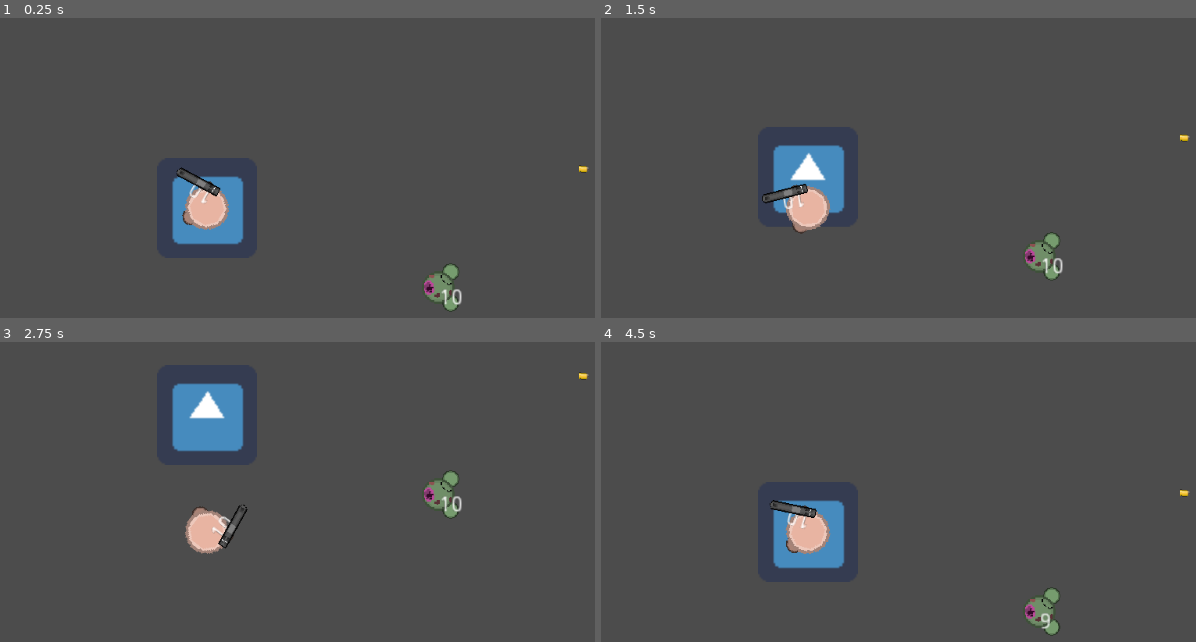
Above: before the commit, frames 1-4 (two rows, left to right).
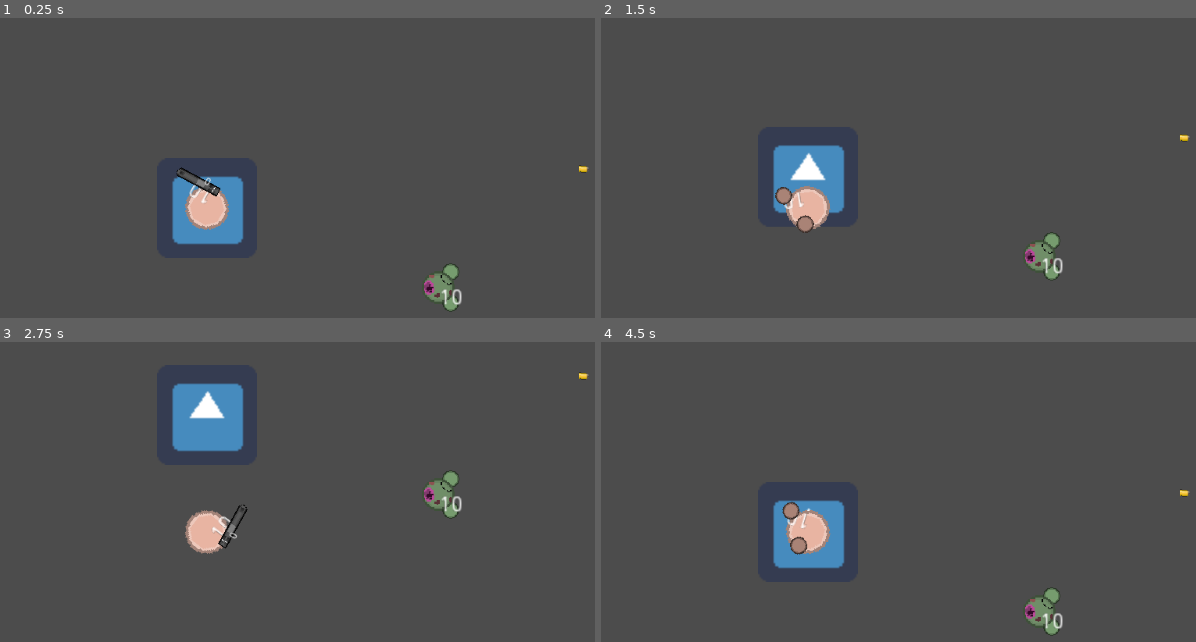
Above: after the commit, the same moments.

Repository: Panda248/Hu-Yang-Yoyale
Game: Godot game, scene res://World.tscn
Two runs of this game, one before a commit and one after it. Both use one fixed random seed, a clock stepped at 60 frames per second and the inputs below. The engine's default icon, where the game draws it, is replaced by a stand-in: a white triangle on a blue panel in a dark square.
Inputs (mouse positions are in pixels of both pictures, inside the frame that each line leads up to):
- Up to frame 1 (0.25 s): no input
- Up to frame 2 (1.5 s): tap Enter at 0.5 s; move the mouse to (981, 186) at 0.52 s; hold E (game_switch_weapon_right, bound only after the commit) 0.53-1.28 s; click (981, 186) at 0.6 s; right-click (981, 186) at 0.8 s; tap Space at 1.25 s; move the mouse to (648, 231) at 1.27 s; hold Down (ui_down) from 1.28 s (still down); right-click (648, 231) at 1.35 s
- Up to frame 3 (2.75 s): click (47, 555) at 1.55 s; move the mouse to (285, 429) at 2.02 s; release Down (ui_down) at 2.03 s; hold E (game_switch_weapon_right, bound only after the commit) from 2.03 s (still down); click (285, 429) at 2.1 s; right-click (285, 429) at 2.3 s
- Up to frame 4 (4.5 s): tap Enter at 2.75 s; move the mouse to (767, 627) at 2.77 s; release E (game_switch_weapon_right, bound only after the commit) at 2.78 s; hold Up (ui_up) 2.78-3.53 s; right-click (767, 627) at 2.85 s; click (767, 627) at 3.05 s; move the mouse to (1047, 603) at 3.52 s; hold Q (game_switch_weapon_left, bound only after the commit) from 3.53 s (still down); click (1047, 603) at 3.6 s; right-click (1047, 603) at 3.8 s; tap Space at 4.25 s; move the mouse to (outside the picture) at 4.27 s; right-click (outside the picture) at 4.35 s

The runs differ from the first frame. In frame 1, less than 0.1% of the frame differs, in the area x 30-36%, y 53-69%; in frame 2, 0.4%; in frame 3, less than 0.1%; in frame 4, 0.6%, in the area x 28-78%, y 52-96%.

Commit message:
weapon switching

Diff:
--- a/Fists.gd
+++ b/Fists.gd
@@ -8,8 +8,8 @@
 
 func primaryFire():
 	if !$AnimationPlayer.is_playing():
-		if(randf() > 0.5):
-			$AnimationPlayer.play("attackLeft")
-		else:
-			$AnimationPlayer.play("attackRight")
-	pass
+		$AnimationPlayer.play("attackLeft")
+
+func secondaryFire():
+	if !$AnimationPlayer.is_playing():
+		$AnimationPlayer.play("attackRight")
--- a/Pistol.gd
+++ b/Pistol.gd
@@ -1,24 +1,25 @@
-extends "res://Weapon.gd"
+extends Weapon
 
 export (PackedScene) var Bullet
 
 func _process(delta):
 	if(self.reloadAndShootDelay > 0):
 		self.reloadAndShootDelay-=1
+	$Label.text = String(reloadAndShootDelay)
 	look_at(get_global_mouse_position())
 
 func primaryFire():
 	if self.reloadAndShootDelay == 0:
+		var bullet_instance = Bullet.instance();
+		var target = get_global_mouse_position()
+		var direction_to_mouse = $BarrelEnd.global_position.direction_to(target).normalized();
+
+		get_parent().get_parent().emit_signal("player_shot", bullet_instance, $BarrelEnd.global_position, direction_to_mouse, damage);
+
 		if(self.currentClip > 0):
 			self.reloadAndShootDelay = fireRate
 		else:
 			self.reloadAndShootDelay = reloadTimeFrames
-		var bullet_instance = Bullet.instance();
-		var target = get_global_mouse_position()
-		var direction_to_mouse = $BarrelEnd.global_position.direction_to(target).normalized();
-
-		get_parent().emit_signal("player_shot", bullet_instance, $BarrelEnd.global_position, direction_to_mouse, damage);
-
 
 func secondaryFire():
 	pass
--- a/Pistol.tscn
+++ b/Pistol.tscn
@@ -10,8 +10,11 @@
 centered = false
 offset = Vector2( -15, -6 )
 script = ExtResource( 1 )
-fireRate = 60
 Bullet = ExtResource( 3 )
 
 [node name="BarrelEnd" type="Position2D" parent="."]
 position = Vector2( 26, 0 )
+
+[node name="Label" type="Label" parent="."]
+margin_right = 40.0
+margin_bottom = 14.0
--- a/Player.gd
+++ b/Player.gd
@@ -43,12 +43,31 @@
 		direction.y = 0;
 
 func input_action():
-	if Input.is_action_just_pressed("primaryFire"):
-		#$Fists.primaryFire();
-		$Pistol.primaryFire()
+	if Input.is_action_just_pressed("game_primary_fire"):
+		if($Equipped.get_child(0).has_method("primaryFire")):
+			$Equipped.get_child(0).primaryFire()
+
+	elif Input.is_action_just_pressed("game_secondary_fire"):
+		if($Equipped.get_child(0).has_method("secondaryFire")):
+			$Equipped.get_child(0).secondaryFire()
+
+	elif Input.is_action_just_pressed("game_switch_weapon_left"):
+		var nextWeapon = $Weapons.get_child(0)
+		var prevWeapon = $Equipped.get_child(0)
+		$Equipped.remove_child(prevWeapon)
+		$Weapons.add_child(prevWeapon)
+		$Weapons.remove_child(nextWeapon)
+		$Equipped.add_child(nextWeapon)
+
+	elif Input.is_action_just_pressed("game_switch_weapon_right"):
+		var nextWeapon = $Weapons.get_child($Weapons.get_child_count()-1)
+		var prevWeapon = $Equipped.get_child(0)
+		$Equipped.remove_child(prevWeapon)
+		$Weapons.add_child(prevWeapon)
+		$Weapons.remove_child(nextWeapon)
+		$Equipped.add_child(nextWeapon)
 
 
-		pass
 
 func takeDamage(damage : int):
 	get_node("damageFlash").play("damageFlash")
--- a/Player.tscn
+++ b/Player.tscn
@@ -31,22 +31,17 @@
 script = ExtResource( 1 )
 Bullet = ExtResource( 2 )
 
+[node name="Camera2D" type="Camera2D" parent="."]
+scale = Vector2( 0.995347, 0.978982 )
+current = true
+zoom = Vector2( 0.5, 0.5 )
+
 [node name="Body" type="CollisionShape2D" parent="."]
 scale = Vector2( 1.00233, 1 )
 shape = SubResource( 1 )
 
 [node name="Sprite" type="Sprite" parent="Body"]
 texture = ExtResource( 4 )
-
-[node name="Camera2D" type="Camera2D" parent="."]
-scale = Vector2( 0.995347, 0.978982 )
-current = true
-zoom = Vector2( 0.5, 0.5 )
-
-[node name="Fists" parent="." instance=ExtResource( 3 )]
-modulate = Color( 0.913725, 0.709804, 0.639216, 1 )
-position = Vector2( 6, 0 )
-rotation = 1.5708
 
 [node name="HurtBox" type="Area2D" parent="."]
 visible = false
@@ -64,5 +59,15 @@
 [node name="damageFlash" type="AnimationPlayer" parent="."]
 anims/damageFlash = SubResource( 3 )
 
-[node name="Pistol" parent="." instance=ExtResource( 6 )]
+[node name="Weapons" type="Node2D" parent="."]
+visible = false
+
+[node name="Fists" parent="Weapons" instance=ExtResource( 3 )]
+modulate = Color( 0.913725, 0.709804, 0.639216, 1 )
+position = Vector2( 6, 0 )
+rotation = 1.5708
+
+[node name="Equipped" type="Node2D" parent="."]
+
+[node name="Pistol" parent="Equipped" instance=ExtResource( 6 )]
 position = Vector2( 6, 12 )
--- a/project.godot
+++ b/project.godot
@@ -14,7 +14,7 @@
 "language": "GDScript",
 "path": "res://HitBox.gd"
 }, {
-"base": "Reference",
+"base": "Area2D",
 "class": "HurtBox",
 "language": "GDScript",
 "path": "res://HurtBox.gd"
@@ -78,9 +78,24 @@
 , Object(InputEventKey,"resource_local_to_scene":false,"resource_name":"","device":0,"alt":false,"shift":false,"control":false,"meta":false,"command":false,"pressed":false,"scancode":0,"physical_scancode":83,"unicode":0,"echo":false,"script":null)
  ]
 }
-primaryFire={
+game_secondary_fire={
+"deadzone": 0.5,
+"events": [ Object(InputEventMouseButton,"resource_local_to_scene":false,"resource_name":"","device":0,"alt":false,"shift":false,"control":false,"meta":false,"command":false,"button_mask":0,"position":Vector2( 0, 0 ),"global_position":Vector2( 0, 0 ),"factor":1.0,"button_index":2,"pressed":false,"doubleclick":false,"script":null)
+ ]
+}
+game_primary_fire={
 "deadzone": 0.5,
 "events": [ Object(InputEventMouseButton,"resource_local_to_scene":false,"resource_name":"","device":0,"alt":false,"shi …(212 unchanged characters)…
+ ]
+}
+game_switch_weapon_left={
+"deadzone": 0.5,
+"events": [ Object(InputEventKey,"resource_local_to_scene":false,"resource_name":"","device":0,"alt":false,"shift":false,"control":false,"meta":false,"command":false,"pressed":false,"scancode":81,"physical_scancode":0,"unicode":0,"echo":false,"script":null)
+ ]
+}
+game_switch_weapon_right={
+"deadzone": 0.5,
+"events": [ Object(InputEventKey,"resource_local_to_scene":false,"resource_name":"","device":0,"alt":false,"shift":false,"control":false,"meta":false,"command":false,"pressed":false,"scancode":69,"physical_scancode":0,"unicode":0,"echo":false,"script":null)
  ]
 }
 
